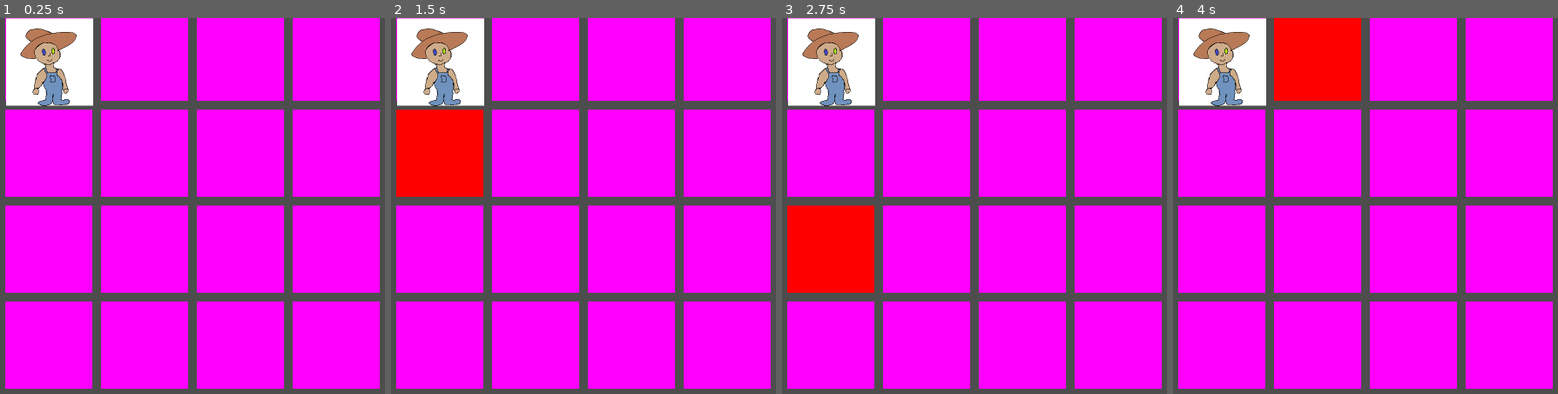
Above: before the commit, frames 1-4 (left to right).
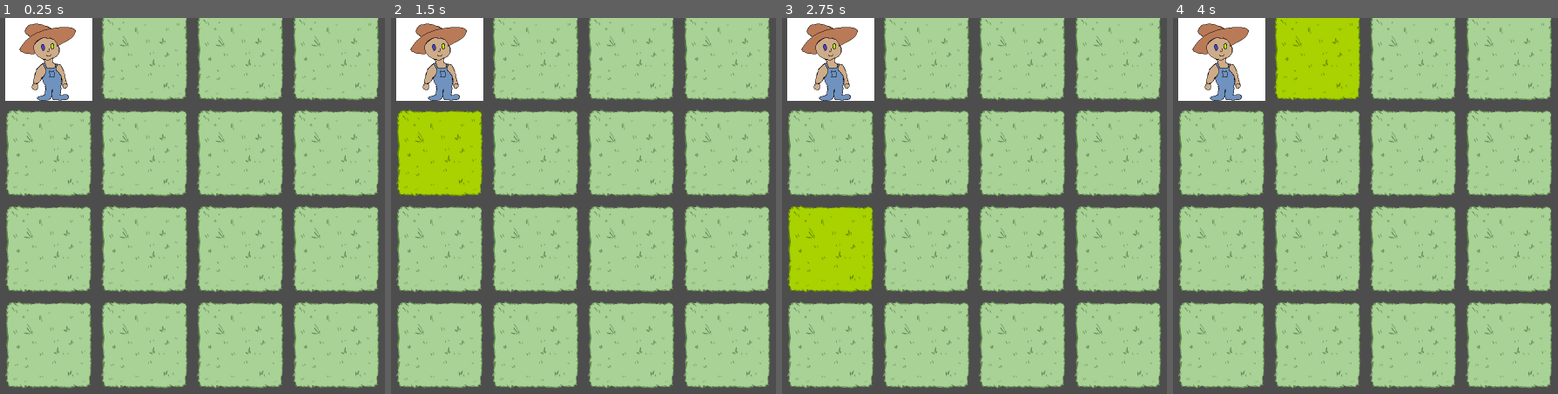
Above: after the commit, the same moments.

Repository: jadicodes/pet-with-tasks
Game: Godot game, scene res://world/world.tscn
The game is run twice, just before and just after one commit, with the same random seed, the same clock (stepped at 60 frames per second) and the same inputs.
Inputs (mouse positions are in pixels of both pictures, inside the frame that each line leads up to):
- Up to frame 1 (0.25 s): no input
- Up to frame 2 (1.5 s): tap Enter at 0.5 s; move the mouse to (441, 55) at 0.52 s; click (441, 55) at 0.6 s; tap Space at 1.25 s; move the mouse to (441, 153) at 1.27 s; click (441, 153) at 1.35 s
- Up to frame 3 (2.75 s): tap Enter at 2 s; move the mouse to (832, 247) at 2.02 s; click (832, 247) at 2.1 s
- Up to frame 4 (4 s): tap Space at 2.75 s; move the mouse to (1223, 345) at 2.77 s; click (1223, 345) at 2.85 s; tap Enter at 3.5 s; move the mouse to (1319, 55) at 3.52 s; click (1319, 55) at 3.6 s

The runs differ from the first frame. In frame 1, 80% of the frame differs, in the area x 1-99%, y 0-99%; in frame 2, 80%; in frame 3, 80%; in frame 4, 80%.

Commit message:
Align Player with Board

Diff:
--- a/project/board/tile.tscn
+++ b/project/board/tile.tscn
@@ -1,9 +1,7 @@
 [gd_scene load_steps=5 format=3 uid="uid://dasg3x8emo7y1"]
 
 [ext_resource type="Script" path="res://board/tile.gd" id="1_euijp"]
-
-[sub_resource type="PlaceholderTexture2D" id="PlaceholderTexture2D_q4mu7"]
-size = Vector2(200, 200)
+[ext_resource type="Texture2D" uid="uid://bppoohvwhpjcs" path="res://board/tile_grass.png" id="2_14a3p"]
 
 [sub_resource type="RectangleShape2D" id="RectangleShape2D_58iqo"]
 size = Vector2(200, 200)
@@ -17,7 +15,7 @@
 
 [node name="Sprite2D" type="Sprite2D" parent="."]
 position = Vector2(100, 100)
-texture = SubResource("PlaceholderTexture2D_q4mu7")
+texture = ExtResource("2_14a3p")
 
 [node name="MouseCatcher" type="Area2D" parent="Sprite2D"]
 
--- /dev/null
+++ b/project/world/world.gd
@@ -0,0 +1,5 @@
+extends Node2D
+
+
+func _ready():
+	$Player.global_position = $Board.global_position
--- a/project/world/world.tscn
+++ b/project/world/world.tscn
@@ -1,13 +1,15 @@
-[gd_scene load_steps=3 format=3 uid="uid://cwrxe0uh73uxr"]
+[gd_scene load_steps=4 format=3 uid="uid://cwrxe0uh73uxr"]
 
+[ext_resource type="Script" path="res://world/world.gd" id="1_2nx3q"]
 [ext_resource type="PackedScene" uid="uid://cckb54e8hv4e0" path="res://board/board.tscn" id="1_qvm43"]
 [ext_resource type="PackedScene" uid="uid://bm1fq1u7wis2j" path="res://player/player.tscn" id="2_wcpa1"]
 
 [node name="World" type="Node2D"]
+script = ExtResource("1_2nx3q")
 
 [node name="Board" parent="." instance=ExtResource("1_qvm43")]
 
 [node name="Player" parent="." instance=ExtResource("2_wcpa1")]
-position = Vector2(318, 1)
+position = Vector2(565, 227)
 
 [connection signal="confirmed" from="Board" to="Player" method="_on_board_confirmed"]
Binary file added: project/board/tile_grass.png
Not shown, added: project/board/tile_grass.png.import
Not shown, added: raw_assets/tile_grass.png
